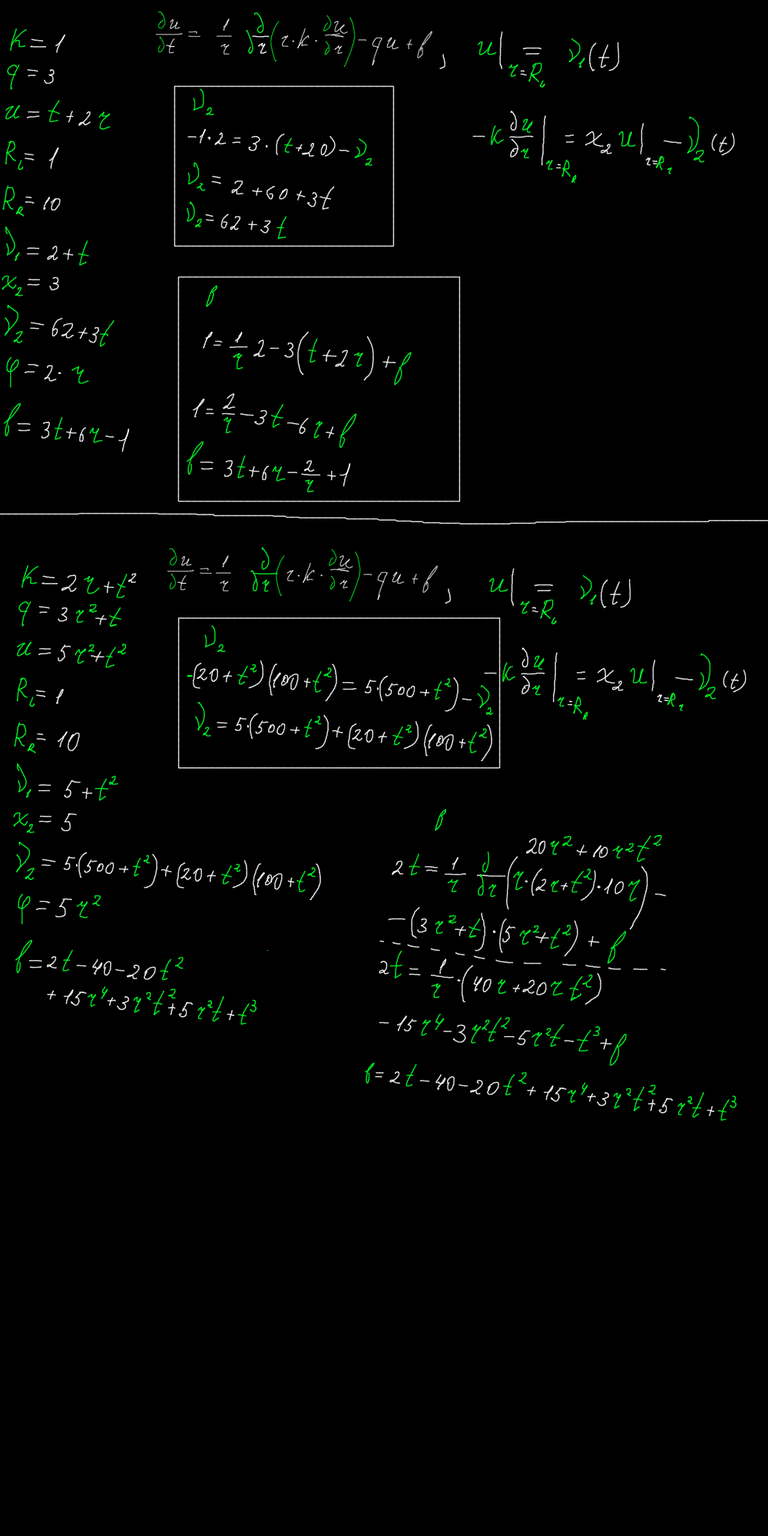
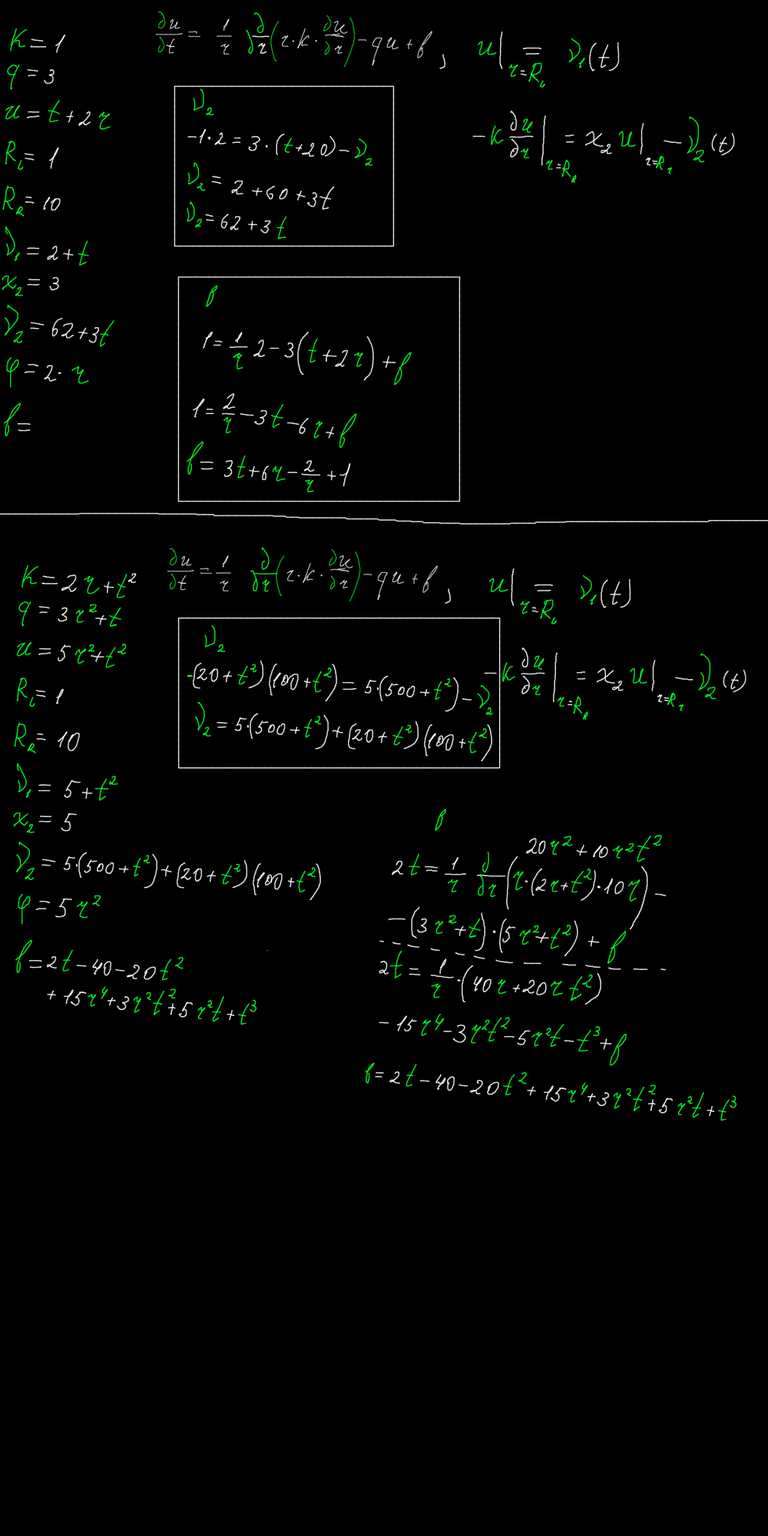
The second 768×1536 image is a revision of the first. Changes to its layers:
painted on "Paint Layer 1" over [41, 416, 130, 453]
